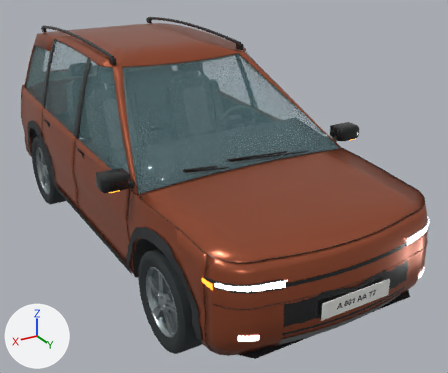
A saved change to the FBX model Assets/DrivingSchool/Art/Vehicles/DS_Crossover_A_Traffic.fbx.
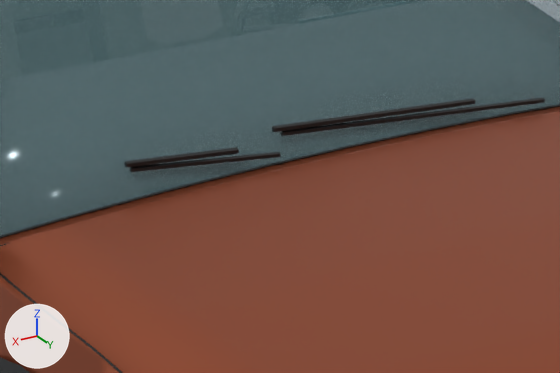
Each version appears first whole from a 50 mm lens placed at (2.27, 4.46, 2.62), pointed at (-0.23, 0.3, 0.54), and next in a close-up on the part from 33% to 70% of the width and 33% to 62% of the height. Arrows for +X, +Y and +Z are at lower left; the lights stay in place. The first two pictures are the older version. Where no turn or scale is listed for an object, it has been applied to the vertices. Vertices at exactly the same position are counted once.

The scene before the commit, as lines of its bpy script (objects in view):
```python
me_glass_windshield_001 = bpy.data.meshes.new('Glass_Windshield.001')
me_glass_windshield_001.from_pydata(...)  # 72 vertices, 70 faces; spans x -0.86..0.86, y 0.04..1.02, z 0.98..1.59
me_glass_windshield_001.materials.append(mat_glass)  # cyan #86b1b8
me_wiper_pivot_l_mesh_001 = bpy.data.meshes.new('Wiper_Pivot_L_Mesh.001')
me_wiper_pivot_l_mesh_001.from_pydata(...)  # 24 vertices, 30 faces; spans x 0.0..0.67, y -0.061..0.005, z -0.006..0.05
me_wiper_pivot_l_mesh_001.materials.append(mat_trim_black)  # black #1d1e1f
# before: 5 (0.648, -0.059, 0.031) at pixel (280, 132), 6 (0.649, -0.054, 0.025) at pixel (280, 135), 7 (0.649, -0.048, 0.027) at pixel (282, 136), 8 (0.649, -0.048, 0.034) at pixel (282, 132), 9 (0.648, -0.054, 0.037) at pixel (281, 130)
# before: 11 (0.649, -0.053, 0.031) at pixel (281, 133)
me_wiper_pivot_r_mesh_001 = bpy.data.meshes.new('Wiper_Pivot_R_Mesh.001')
me_wiper_pivot_r_mesh_001.from_pydata(...)  # 24 vertices, 30 faces; spans x -0.001..0.329, y -0.062..0.005, z -0.006..0.033
me_wiper_pivot_r_mesh_001.materials.append(mat_trim_black)  # black #1d1e1f
ob_glass_windshield = bpy.data.objects.new('Glass_Windshield', me_glass_windshield_001)
ob_glass_windshield.location = (0.0, 0.0, 0.0)
ob_wiper_pivot_l_mesh = bpy.data.objects.new('Wiper_Pivot_L_Mesh', me_wiper_pivot_l_mesh_001)
ob_wiper_pivot_l_mesh.location = (-0.514, 1.025, 1.025)
ob_wiper_pivot_r_mesh = bpy.data.objects.new('Wiper_Pivot_R_Mesh', me_wiper_pivot_r_mesh_001)
ob_wiper_pivot_r_mesh.location = (0.171, 1.025, 1.034)
# also in view: 'Hood' at (0.0, 1.56, 0.95); 'Fender_Front_R' at (0.84, 1.38, 0.63); 'PanelGaps' at (0.0, 0.0, 0.66)
```
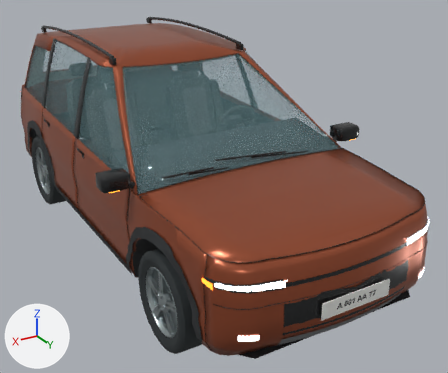
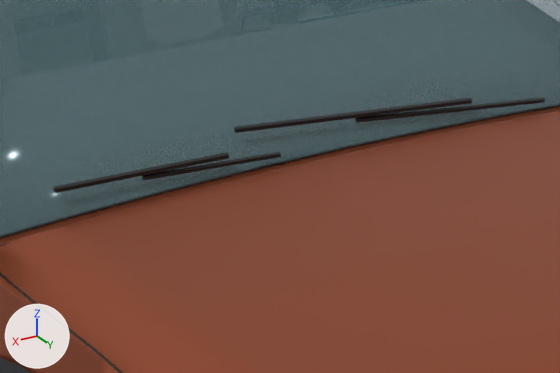
Not visible in the close-ups: part 4 of me_wiper_pivot_r_mesh_001.

What differs and where, as boxes [x1, y1, x2, y2] in the close-ups (560 x 373 px; the box of a moved part takes in the faces that stretch with it):
```json
{"object": "Wiper_Pivot_L_Mesh", "change": "reshaped", "before": [271, 98, 545, 136], "after": [234, 98, 545, 133], "on screen": "13% wider, 8% shorter"}
{"object": "Wiper_Pivot_R_Mesh", "change": "reshaped", "before": [124, 147, 281, 172], "after": [53, 152, 281, 193], "on screen": "45% wider, 62% taller"}
{"part": 1, "of": "me_wiper_pivot_r_mesh_001", "change": "moved or reshaped", "before": [131, 154, 281, 172], "after": [144, 154, 281, 180]}
{"part": 2, "of": "me_wiper_pivot_r_mesh_001", "change": "moved or reshaped", "before": [130, 152, 280, 172], "after": [142, 152, 280, 180]}
{"part": 3, "of": "me_wiper_pivot_r_mesh_001", "change": "moved or reshaped", "before": [127, 150, 239, 167], "after": [56, 155, 229, 193]}
{"part": 5, "of": "me_wiper_pivot_r_mesh_001", "change": "moved or reshaped", "before": [124, 147, 238, 165], "after": [53, 152, 229, 191]}
{"part": 6, "of": "me_wiper_pivot_l_mesh_001", "change": "moved or reshaped", "before": [271, 98, 475, 132], "after": [234, 98, 472, 133]}
{"part": 7, "of": "me_wiper_pivot_l_mesh_001", "change": "moved or reshaped", "before": [280, 98, 545, 136], "after": [355, 98, 545, 123]}
```

Scene script edits in JSON lines:
```json
{"block": "me_wiper_pivot_r_mesh_001", "where": "# used by ob_wiper_pivot_r_mesh; location = (0.171, 1.025, 1.034)"}
{"op": "remove", "block": "me_wiper_pivot_r_mesh_001", "code": "me_wiper_pivot_r_mesh_001.from_pydata(...)  # 24 vertices, 30 faces; spans x -0.001..0.329, y -0.062..0.005, z -0.006..0.033"}
{"op": "add", "block": "me_wiper_pivot_r_mesh_001", "code": "me_wiper_pivot_r_mesh_001.from_pydata(...)  # 24 vertices, 30 faces; spans x -0.001..0.493, y -0.047..0.005, z -0.006..0.018"}
{"block": "me_wiper_pivot_r_mesh_001", "change": "me_wiper_pivot_r_mesh_001 part 1: 3 of the vertices in x 0.318..0.319, y -0.056..-0.049, z 0.008..0.017 are moved by (-0.017, 0.022, -0.014)"}
{"block": "me_wiper_pivot_r_mesh_001", "change": "me_wiper_pivot_r_mesh_001 part 2: all 3 vertices in x 0.317..0.318, y -0.06..-0.054, z 0.013..0.019 are moved by (-0.016, 0.022, -0.014)"}
{"block": "me_wiper_pivot_r_mesh_001", "change": "me_wiper_pivot_r_mesh_001 part 3: the 1 vertex in x 0.084, y -0.023, z 0.011 is moved by (0.025, 0.005, -0.004)"}
{"block": "me_wiper_pivot_r_mesh_001", "change": "me_wiper_pivot_r_mesh_001 part 4: all 4 vertices in x 0.328..0.329, y -0.057..-0.049, z 0.019..0.03 are moved by (0.165, 0.015, -0.015)"}
{"block": "me_wiper_pivot_r_mesh_001", "change": "me_wiper_pivot_r_mesh_001 part 5: all 2 vertices in x 0.327, y -0.062..-0.057, z 0.026..0.033 are moved by (0.166, 0.015, -0.015)"}
{"block": "me_wiper_pivot_r_mesh_001", "change": "other edits to the shape of me_wiper_pivot_r_mesh_001 do not show in these pictures"}
{"block": "me_wiper_pivot_l_mesh_001", "where": "# used by ob_wiper_pivot_l_mesh; location = (-0.514, 1.025, 1.025)"}
{"op": "remove", "block": "me_wiper_pivot_l_mesh_001", "code": "me_wiper_pivot_l_mesh_001.from_pydata(...)  # 24 vertices, 30 faces; spans x 0.0..0.67, y -0.061..0.005, z -0.006..0.05"}
{"op": "add", "block": "me_wiper_pivot_l_mesh_001", "code": "me_wiper_pivot_l_mesh_001.from_pydata(...)  # 24 vertices, 30 faces; spans x -0.001..0.752, y -0.074..0.005, z -0.006..0.061"}
{"block": "me_wiper_pivot_l_mesh_001", "change": "me_wiper_pivot_l_mesh_001 part 6: the loose piece of 12 vertices spanning x 0.17..0.67, y -0.061..-0.023, z 0.013..0.05 is multiplied about its middle by the matrix ((1.15, 0.015, -0.01), (-0.015, 1.15, 0.001), (0.01, 0.0, 1.15)), then moved by (0.044, -0.008, 0.006)"}
{"block": "me_wiper_pivot_l_mesh_001", "change": "me_wiper_pivot_l_mesh_001 part 7"}
{"op": "add", "block": "me_wiper_pivot_l_mesh_001", "code": "for i in [*range(5, 10), 11]: me_wiper_pivot_l_mesh_001.vertices[i].co += Vector((-0.184, 0.003, -0.005))"}
```
